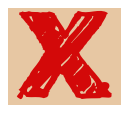
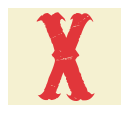
Before/after of a 128×128 layered artwork. What changed in the layer stack:
painted on "X" over [16, 10, 112, 101]
painted on "Color" over [8, 8, 121, 105]
